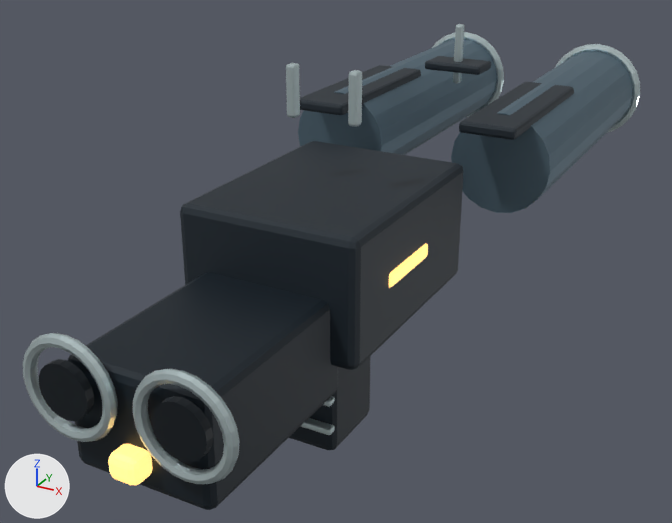
Two versions of the glTF model godot/first_person/art/weapon-3.glb, one commit apart.
Before and after are seen from a 50 mm camera at (0.498, -0.812, 0.404) aimed at (-0.051, 0.186, -0.095). The axes (+X, +Y, +Z) are drawn at lower left. The lights are the same throughout. The picture after the commit comes second. Where no turn or scale is listed for an object, it has been applied to the vertices. Vertices at exactly the same position are counted once.

The first picture shows 'barrel-assembly-light', 'barrel-assembly-trim', 'body-cavity', 'body-dark', 'body-glow', 'body-rubber', 'body-trim'.
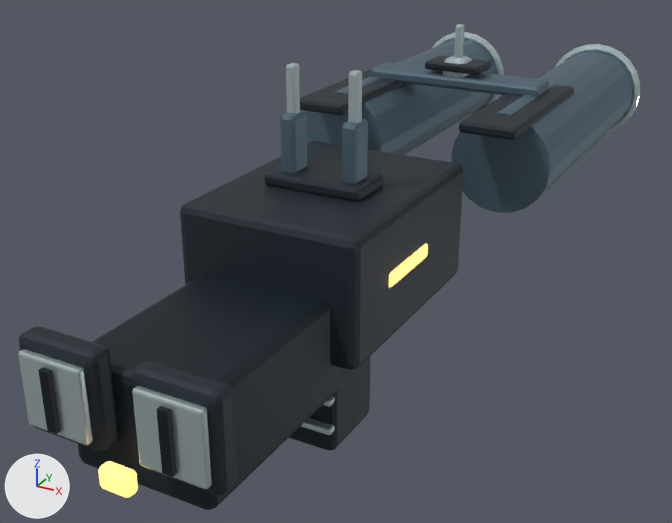
Where the newer file only moved an object's origin or applied its transform, the numbers keep the older frame.

Changed parts and their boxes [x1, y1, x2, y2] in the pictures (672 x 523 px; the box of a moved part takes in the faces that stretch with it):
'body-dark', reshaped (41% wider, 40% taller)
    before: [180, 56, 574, 370]
    after: [19, 56, 574, 495]
'body-trim', reshaped
    before: [23, 24, 464, 484]
    after: [18, 24, 472, 489]
'body-cavity', reshaped
    before: [39, 359, 213, 463]
    after: [38, 367, 177, 477]
'body-light', added (blue)
    after: [280, 62, 549, 183]
'body-glow', reshaped
    before: [108, 243, 428, 485]
    after: [98, 243, 428, 498]
part 1 of me_cylinder_036, added (black)
    after: [38, 367, 61, 434]
part 2 of me_cylinder_036, added (black)
    after: [156, 406, 177, 477]
part 3 of me_cylinder_036, deleted (black)
    before: [39, 359, 94, 421]
part 4 of me_cylinder_036, deleted (black)
    before: [151, 396, 213, 463]
part 5 of me_cube_157, added
    after: [265, 162, 384, 202]
part 6 of me_cube_157, added
    after: [19, 326, 118, 451]
part 7 of me_cube_157, added
    after: [132, 361, 237, 495]
part 8 of me_cube_161, moved or reshaped
    before: [108, 444, 153, 485]
    after: [98, 461, 138, 498]
part 9 of me_cylinder_034, added
    after: [443, 56, 472, 77]
part 10 of me_cylinder_034, added
    after: [18, 349, 93, 445]
part 11 of me_cylinder_034, added
    after: [132, 386, 212, 489]
part 12 of me_cylinder_034, deleted
    before: [23, 333, 118, 442]
part 13 of me_cylinder_034, deleted
    before: [133, 369, 240, 484]

The change, as a list of edits to the scene's bpy script:
```text
Change me_cylinder_036:
    remove me_cylinder_036.from_pydata(...)  # 304 vertices, 584 faces; spans x -0.029..0.159, y -0.004..0.53, z -0.029..0.08
    add me_cylinder_036.from_pydata(...)  # 240 vertices, 456 faces; spans x -0.022..0.135, y -0.023..0.53, z -0.032..0.08
    me_cylinder_036 part 1: a new loose piece, a box spanning x -0.0055..0.0055, y -0.023..-0.017, z -0.0315..0.0315, in mat_cavity (black #09151d)
    me_cylinder_036 part 2: a new loose piece, a box spanning x 0.1245..0.1355, y -0.023..-0.017, z -0.0315..0.0315, in mat_cavity (black #09151d)
    me_cylinder_036 part 3: the loose piece of 40 vertices spanning x -0.029..0.029, y -0.004..0.004, z -0.029..0.029 is deleted
    me_cylinder_036 part 4: the loose piece of 40 vertices spanning x 0.101..0.159, y -0.004..0.004, z -0.029..0.029 is deleted
Change me_cube_157:
    remove me_cube_157.from_pydata(...)  # 224 vertices, 432 faces; spans x -0.157..0.157, y -0.145..0.44, z -0.075..0.146
    add me_cube_157.from_pydata(...)  # 392 vertices, 756 faces; spans x -0.157..0.157, y -0.384..0.44, z -0.075..0.146
    me_cube_157 part 5: the loose piece of 56 vertices spanning x -0.043..0.043, y 0.355..0.405, z 0.134..0.146 is copied, and the copy is scaled about its middle by (1.44, 1.3, 1.33), then moved by (0.0, -0.395, -0.058); it spans x -0.061..0.061, y -0.047..0.017, z 0.074..0.09
    me_cube_157 part 6: a new loose piece of 56 vertices spanning x -0.11..-0.019, y -0.384..-0.356, z -0.073..0.029, in mat_dark (dark blue #202b34)
    me_cube_157 part 7: a new loose piece of 56 vertices spanning x 0.019..0.11, y -0.384..-0.356, z -0.073..0.029, in mat_dark (dark blue #202b34)
Change me_cube_161:
    remove me_cube_161.from_pydata(...)  # 112 vertices, 216 faces; spans x -0.124..0.006, y -0.365..0.05, z -0.098..0.009
    add me_cube_161.from_pydata(...)  # 112 vertices, 216 faces; spans x -0.124..0.006, y -0.376..0.05, z -0.101..0.009
    me_cube_161 part 8: 56 of 112 vertices moved; they spanned x -0.124..-0.09, y -0.365..-0.335, z -0.098..-0.07 and now span x -0.124..-0.09, y -0.376..-0.36, z -0.101..-0.077; mean shift (0.0, -0.018, -0.005); largest move (-0.116, -0.335, -0.09) -> (-0.12, -0.36, -0.097)
Change me_cylinder_034:
    remove me_cylinder_034.from_pydata(...)  # 768 vertices, 1504 faces; spans x -0.12..0.119, y -0.271..0.491, z -0.119..0.272
    add me_cylinder_034.from_pydata(...)  # 552 vertices, 1060 faces; spans x -0.101..0.101, y -0.287..0.506, z -0.119..0.272
    me_cylinder_034 part 9: a new loose piece of 56 vertices spanning x -0.018..0.019, y 0.465..0.506, z 0.169..0.214, in mat_trim (light grey #c5d6d8)
    me_cylinder_034 part 10: a new loose piece of 56 vertices spanning x -0.101..-0.029, y -0.287..-0.278, z 0.002..0.079, in mat_trim (light grey #c5d6d8)
    me_cylinder_034 part 11: a new loose piece of 56 vertices spanning x 0.029..0.101, y -0.287..-0.278, z 0.001..0.078, in mat_trim (light grey #c5d6d8)
    me_cylinder_034 part 12: the loose piece of 192 vertices spanning x -0.12..-0.011, y -0.271..-0.258, z -0.014..0.095 is deleted
    me_cylinder_034 part 13: the loose piece of 192 vertices spanning x 0.01..0.119, y -0.271..-0.258, z -0.015..0.094 is deleted
Add ob_body_light:
    ob_body_light = bpy.data.objects.new('body-light', me_cube_224)  # 168 vertices, 324 faces; spans x -0.091..0.169, y -0.017..0.422, z -0.044..0.044; in mat_light (blue #617886)
    ob_body_light.location = (-0.039, 0.065, 0.094)
```
